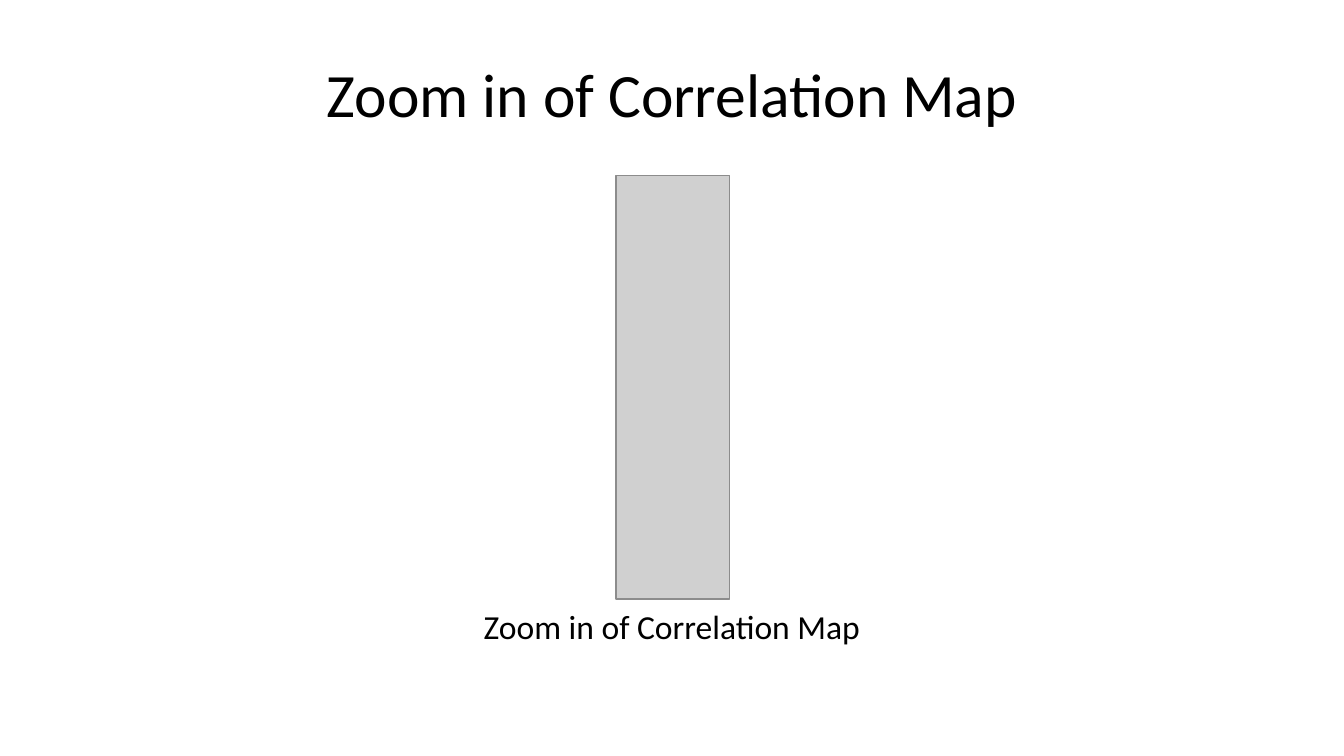
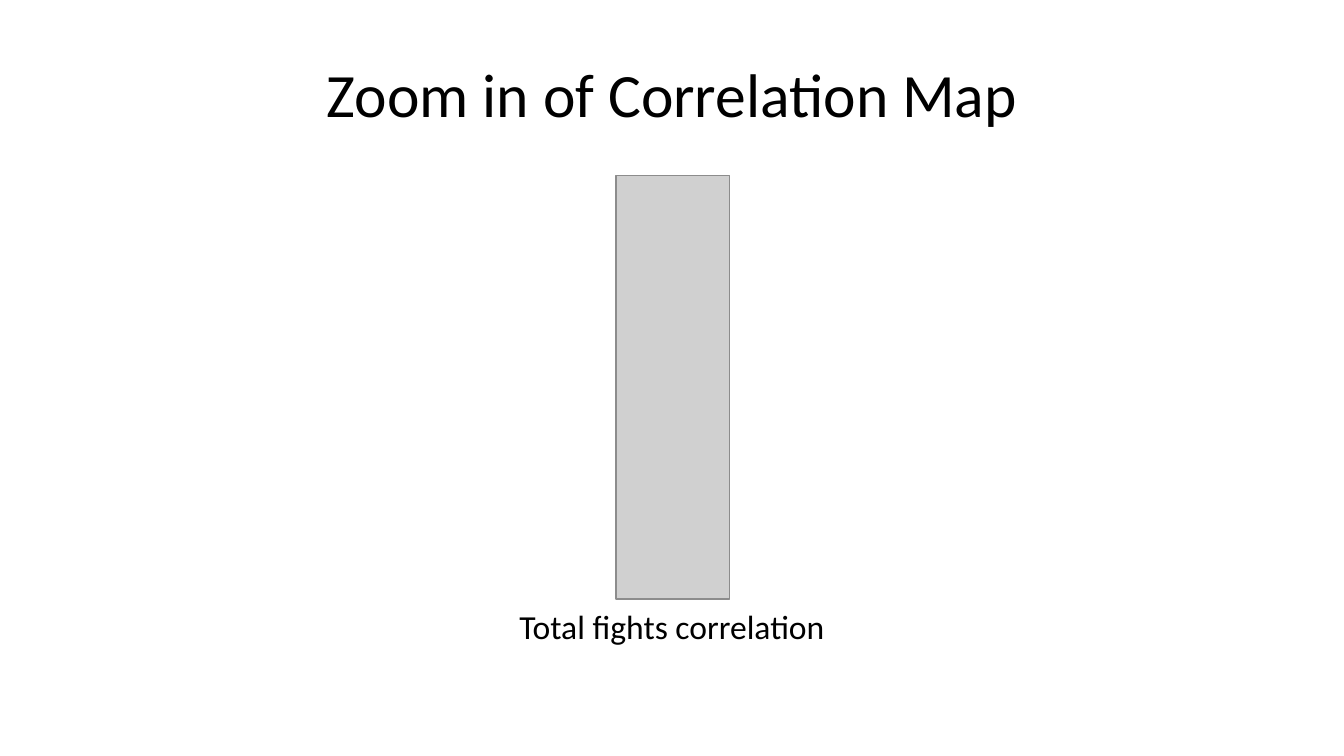
Before and after one commit to jason-nero/project-1, a slide deck: slide 7 of TermProject_Presentationv3.pptx. Drawn at 1344x756 pixels with LibreOffice and Linux fonts; fonts in the diff are those of the drawing; grey boxes stand for pictures. Boxes give left, top, right and bottom in pixels: in the first picture for what was removed or moved away, otherwise in the second. Text is boxed around its words. In the diff, an @@ line names an element or a change of style, - is before the commit and + after.

```diff
--- a/TermProject_Presentationv3.pptx
+++ b/TermProject_Presentationv3.pptx
@@ text at <box>519,615,824,645</box>: text changed @@
-Zoom in of Correlation Map
+Total fights correlation
```
Also in this commit, not shown: 4 other slides changed, 1 other file.
